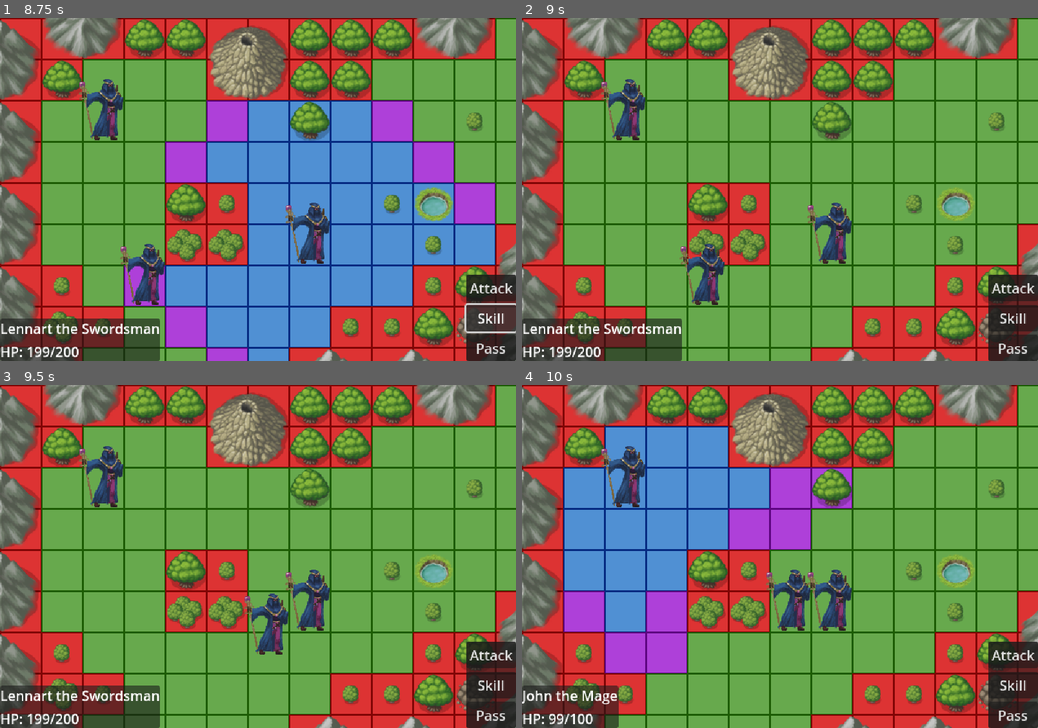
Above: before the commit, frames 1-4 (two rows, left to right).
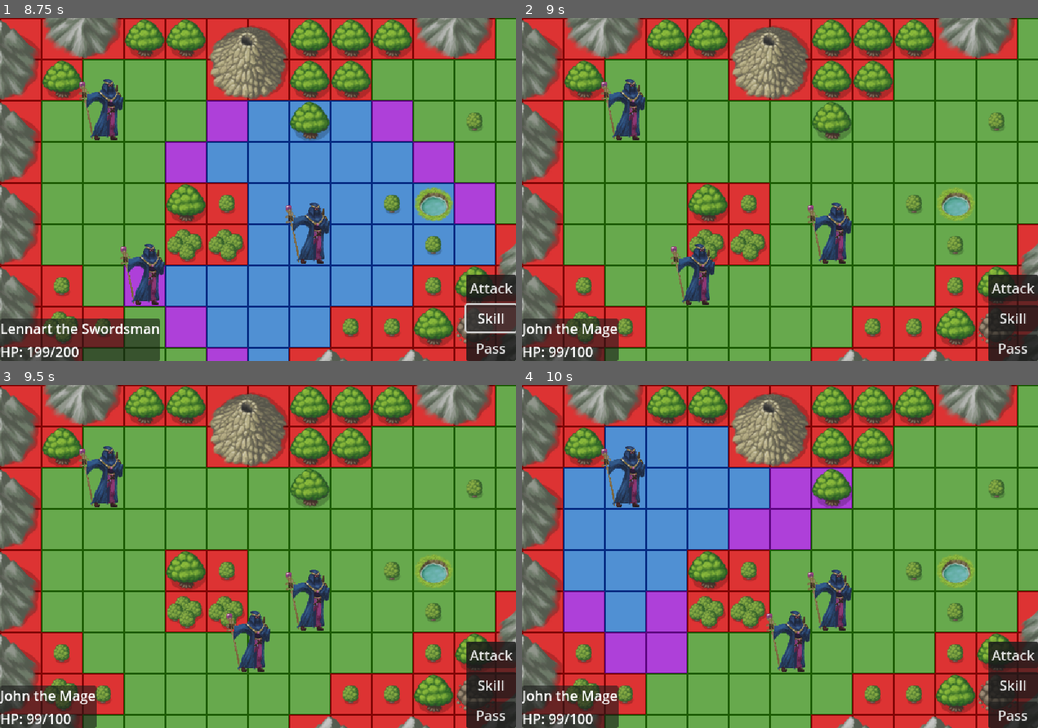
Above: after the commit, the same moments.

Repository: julKara/Defeat_the_Demonlord
Game: Godot game, scene res://world.tscn
Two runs of this game, one before a commit and one after it. Both use one fixed random seed, a clock stepped at 60 frames per second and the inputs below.
Inputs (mouse positions are in pixels of both pictures, inside the frame that each line leads up to):
- Up to frame 1 (8.75 s): tap Enter at 0.5, 2, 3.5 s; move the mouse to (371, 172) at 0.52 s; press the mouse at (371, 172) at 0.53 s; tap Space at 1.25, 2.75, 4.25 s; move the mouse to (154, 206) at 1.27 s; release the mouse at (154, 206) at 1.28 s; click (154, 206) at 1.35 s; move the mouse to (309, 114) at 2.02 s; press the mouse at (309, 114) at 2.03 s; move the mouse to (232, 258) at 2.77 s; release the mouse at (232, 258) at 2.78 s; click (232, 258) at 2.85 s; move the mouse to (412, 240) at 3.52 s; press the mouse at (412, 240) at 3.53 s; move the mouse to (103, 138) at 4.27 s; release the mouse at (103, 138) at 4.28 s; click (103, 138) at 4.35 s; click "Attack" at 5 s; click "Skill" at 5.75 s; click "Pass" at 6.5 s; click "Attack" at 7.25 s; click "Skill" at 8 s
- Up to frame 2 (9 s): click "Pass" at 8.75 s
- Up to frame 3 (9.5 s): no input
- Up to frame 4 (10 s): click "Attack" at 9.5 s

Frame 1 is identical in both runs. In frame 2, 3.1% of the frame differs, in the area x 0-40%, y 65-100%; in frame 3, 3.5%, in the area x 0-56%, y 60-100%; in frame 4, 1.5%.

Commit message:
Highlight attack target + made character stats unique

Diff:
--- a/characters/knight.tres
+++ b/characters/knight.tres
@@ -3,6 +3,7 @@
 [ext_resource type="Script" uid="uid://dfeqtmcp7uacl" path="res://src/Units/CharacterStats.gd" id="1_5edjx"]
 
 [resource]
+resource_local_to_scene = true
 script = ExtResource("1_5edjx")
 character_name = "Lennart"
 battle_class_type = "Swordsman"
--- a/characters/mage.tres
+++ b/characters/mage.tres
@@ -3,6 +3,7 @@
 [ext_resource type="Script" uid="uid://dfeqtmcp7uacl" path="res://src/Units/CharacterStats.gd" id="1_nj5x8"]
 
 [resource]
+resource_local_to_scene = true
 script = ExtResource("1_nj5x8")
 character_name = "John"
 battle_class_type = "Mage"
--- a/src/Level/GUI/default_attack.gd
+++ b/src/Level/GUI/default_attack.gd
@@ -26,6 +26,5 @@
 	# Perform attack if the target is valid and the attacker and the target are on different teams
 	if target != null and attacker.is_friendly != target.is_friendly:
 		target.stats.take_damage(damage)
-		behaviour_node.attack_target = null # Reset target
 
 		pass_turn._pressed() # Attacking ends turn
--- a/src/Level/GUI/stand_button.gd
+++ b/src/Level/GUI/stand_button.gd
@@ -12,9 +12,9 @@
 	var all_children = character_manager.current_character.get_children()
 	var behaviour_node
 
-	for x in all_children:
-		if x is Node:
-			behaviour_node = x
+	for child in all_children:
+		if child is Node:
+			behaviour_node = child
 
 	# Update the startposision of the current playable character to be where it ended its move
 	if character_manager.current_character.is_friendly == true:
@@ -26,6 +26,15 @@
 
 	# Deselect character
 	behaviour_node.selected = false
+
+	# Remove highlight from attack target
+	if behaviour_node.attack_target != null:
+		all_children = behaviour_node.attack_target.get_children()
+		var sprite
+		for child in all_children:
+			if child is Sprite2D:
+				sprite = child
+		sprite.material.set("shader_parameter/width", 0.0)
 
 	# Remove selected attack target
 	behaviour_node.attack_target = null
@@ -41,9 +50,9 @@
 
 	# Update behaviour node to the new character
 	all_children = character_manager.current_character.get_children()
-	for x in all_children:
-		if x is Node:
-			behaviour_node = x
+	for child in all_children:
+		if child is Node:
+			behaviour_node = child
 
 	if character_manager.current_character.is_friendly == true:
 		# Highlight and select the updated current character
--- a/src/Units/actor.tscn
+++ b/src/Units/actor.tscn
@@ -1,7 +1,17 @@
-[gd_scene load_steps=4 format=3 uid="uid://dijjspgi8x8sv"]
+[gd_scene load_steps=6 format=3 uid="uid://dijjspgi8x8sv"]
 
 [ext_resource type="Texture2D" uid="uid://d1i60lf1ycih2" path="res://assets/character_art/mage/Mage_48x48.png" id="1_bsu0c"]
 [ext_resource type="Script" uid="uid://7mgltwn5kw4v" path="res://src/Units/actor.gd" id="1_xjefa"]
+[ext_resource type="Shader" uid="uid://88ttc0tdppy6" path="res://src/Units/highlight.gdshader" id="2_q3sta"]
+
+[sub_resource type="ShaderMaterial" id="ShaderMaterial_g0rg7"]
+resource_local_to_scene = true
+shader = ExtResource("2_q3sta")
+shader_parameter/color = Color(1, 1, 1, 1)
+shader_parameter/width = 0.0
+shader_parameter/pattern = 0
+shader_parameter/inside = false
+shader_parameter/add_margins = true
 
 [sub_resource type="RectangleShape2D" id="RectangleShape2D_gkf61"]
 size = Vector2(48, 48)
@@ -10,6 +20,7 @@
 script = ExtResource("1_xjefa")
 
 [node name="Sprite" type="Sprite2D" parent="."]
+material = SubResource("ShaderMaterial_g0rg7")
 position = Vector2(-24, -24)
 texture = ExtResource("1_bsu0c")
 
--- /dev/null
+++ b/src/Units/highlight.gdshader
@@ -0,0 +1,62 @@
+shader_type canvas_item;
+
+uniform vec4 color : source_color = vec4(1.0);
+uniform float width : hint_range(0, 10) = 0.0;
+uniform int pattern : hint_range(0, 2) = 0; // diamond, circle, square
+uniform bool inside = false;
+uniform bool add_margins = true; // only useful when inside is false
+
+void vertex() {
+	if (add_margins) {
+		VERTEX += (UV * 2.0 - 1.0) * width;
+	}
+}
+
+bool hasContraryNeighbour(vec2 uv, vec2 texture_pixel_size, sampler2D texture) {
+	for (float i = -ceil(width); i <= ceil(width); i++) {
+		float x = abs(i) > width ? width * sign(i) : i;
+		float offset;
+
+		if (pattern == 0) {
+			offset = width - abs(x);
+		} else if (pattern == 1) {
+			offset = floor(sqrt(pow(width + 0.5, 2) - x * x));
+		} else if (pattern == 2) {
+			offset = width;
+		}
+
+		for (float j = -ceil(offset); j <= ceil(offset); j++) {
+			float y = abs(j) > offset ? offset * sign(j) : j;
+			vec2 xy = uv + texture_pixel_size * vec2(x, y);
+
+			if ((xy != clamp(xy, vec2(0.0), vec2(1.0)) || texture(texture, xy).a <= 0.0) == inside) {
+				return true;
+			}
+		}
+	}
+
+	return false;
+}
+
+void fragment() {
+	vec2 uv = UV;
+
+	if (add_margins) {
+		vec2 texture_pixel_size = vec2(1.0) / (vec2(1.0) / TEXTURE_PIXEL_SIZE + vec2(width * 2.0));
+
+		uv = (uv - texture_pixel_size * width) * TEXTURE_PIXEL_SIZE / texture_pixel_size;
+
+		if (uv != clamp(uv, vec2(0.0), vec2(1.0))) {
+			COLOR.a = 0.0;
+		} else {
+			COLOR = texture(TEXTURE, uv);
+		}
+	} else {
+		COLOR = texture(TEXTURE, uv);
+	}
+
+	if ((COLOR.a > 0.0) == inside && hasContraryNeighbour(uv, TEXTURE_PIXEL_SIZE, TEXTURE)) {
+		COLOR.rgb = inside ? mix(COLOR.rgb, color.rgb, color.a) : color.rgb;
+		COLOR.a += (1.0 - COLOR.a) * color.a;
+	}
+}
--- a/src/Units/playable_unit.gd
+++ b/src/Units/playable_unit.gd
@@ -159,8 +159,31 @@
 			for i in current_point_path.size():
 				current_point_path[i] += Vector2(get_parent().tile_size/2, get_parent().tile_size/2)
 
+			# Reset attack target after moving
+			# Remove highlight from previous target
+			if attack_target != null:
+				var all_children = attack_target.get_children()
+				var sprite
+
+				for child in all_children:
+					if child is Sprite2D:
+						sprite = child
+				sprite.material.set("shader_parameter/width", 0.0)
+				attack_target = null
+
 	# Attack target selection
 	if selected == true and destination_occupied == true:
+		# Remove highlight from previous target
+		if attack_target != null:
+			var all_children = attack_target.get_children()
+			var sprite
+
+			for child in all_children:
+				if child is Sprite2D:
+					sprite = child
+			sprite.material.set("shader_parameter/width", 0.0)
+
+		# Find new target and assign it
 		for x in character_manager.character_list:
 			if tile_map.local_to_map(get_parent().get_global_mouse_position()) == tile_map.local_to_map(x.global_position):
 				var attack_path = get_parent().astar_grid.get_id_path(
@@ -169,6 +192,15 @@
 
 				if attack_path.size() <= (attack_range + 1):
 					attack_target = x
+
+					# Highlight the new target
+					var all_children = attack_target.get_children()
+					var sprite
+
+					for child in all_children:
+						if child is Sprite2D:
+							sprite = child
+					sprite.material.set("shader_parameter/width", 1.0)
 
 
 # This function perform the movement and loops constantly(important to remember)
--- a/world.tscn
+++ b/world.tscn
@@ -211,7 +211,7 @@
 
 [node name="enemy_unit" parent="TileMapLayer/Actors" instance=ExtResource("1_f3sb7")]
 position = Vector2(168, 312)
-stats = ExtResource("5_dwbse")
+stats = ExtResource("4_036b0")
 
 [node name="GUI" type="CanvasLayer" parent="."]
 script = SubResource("GDScript_wse8f")
Not shown, added: src/Units/highlight.gdshader.uid
